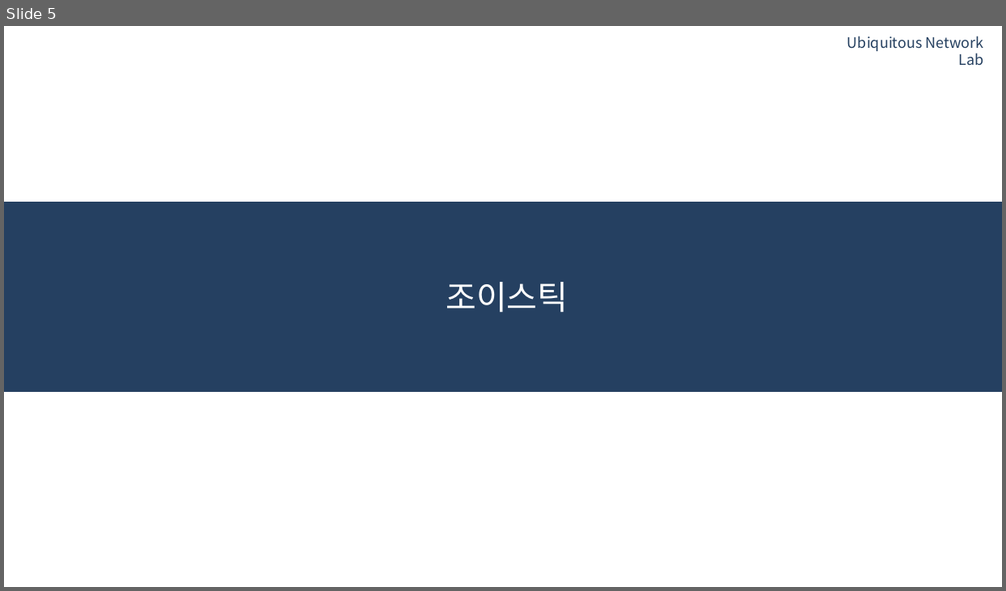
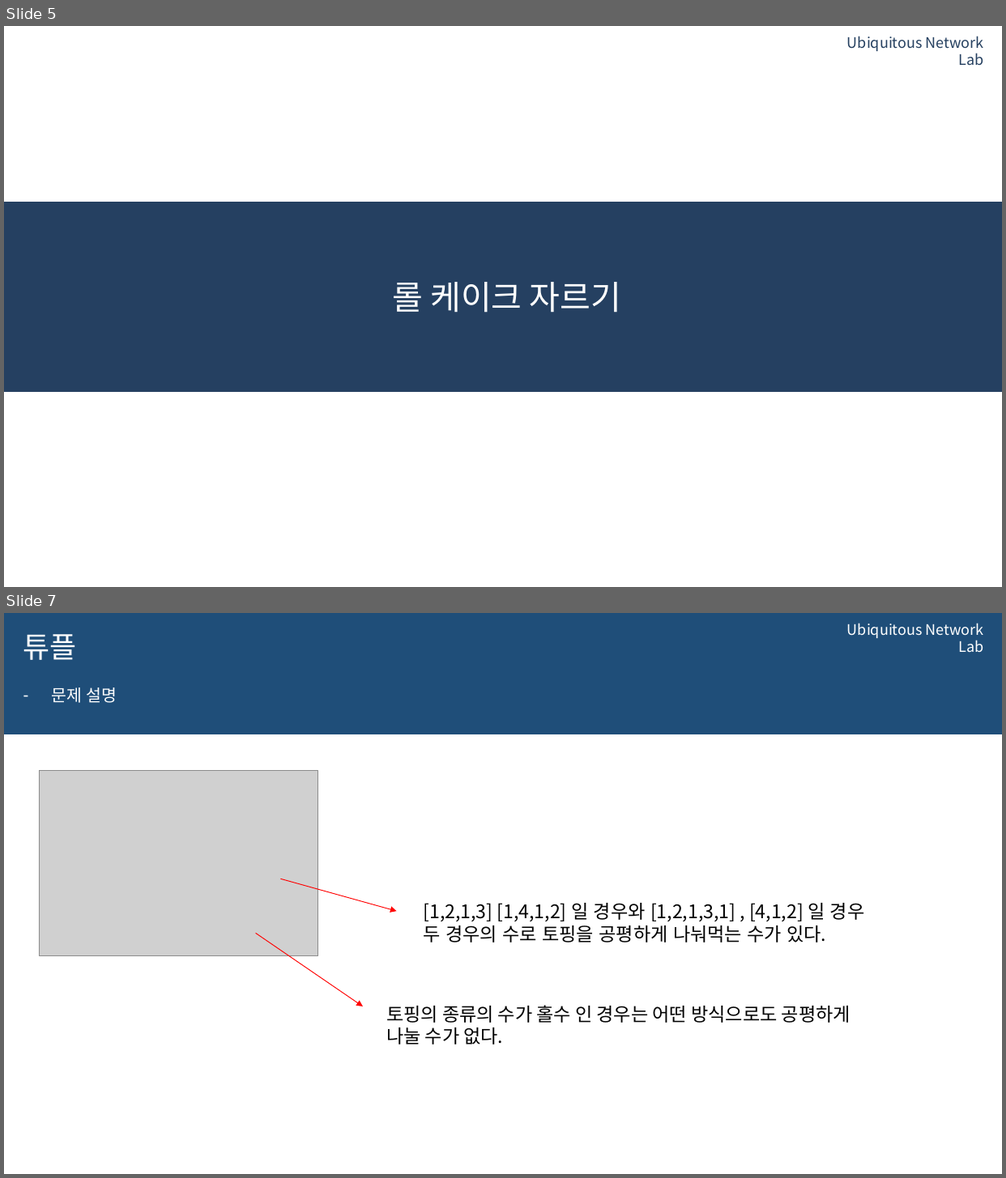
Before and after one commit to 0913ktg/Algorithm_Study, a slide deck: week_4/ppt/MinhyeokYun.pptx. Shown one above the other, each under a label of ours: slide 5 before the commit, slides 5 and 7 after it; the slides between them are not shown. The pictures are 1006x591 and 1006x1178 pixels, drawn with LibreOffice and Linux fonts; fonts in the diff are those of the drawing; grey boxes stand for pictures; background and template pictures are left out. Boxes give left, top, right and bottom in pixels: in the first picture for what was removed or moved away, otherwise in the second. Text is boxed around its words. In the diff, an @@ line names an element or a change of style, - is before the commit and + after.

```diff
--- a/week_4/ppt/MinhyeokYun.pptx
+++ b/week_4/ppt/MinhyeokYun.pptx
@@ slide 7 added at <box>4,613,1002,1174</box>, background #FFFFFF @@
@@ rectangle added at <box>4,613,1002,735</box>, fill #1F4E79 @@
@@ title added at <box>23,634,77,660</box>, 28 pt, text #FFFFFF @@
+튜플
@@ text added at <box>847,623,984,652</box>, 14 pt, text #FFFFFF @@
+Ubiquitous Network Lab
@@ text added at <box>51,688,117,703</box>, 16 pt, text #FFFFFF @@
+– 문제 설명
@@ picture added at <box>39,771,317,956</box> @@
@@ arrow added from (281, 879) to (396, 911), #FF0000 0.75 pt @@
@@ text added at <box>423,903,865,943</box>, 18 pt, text #000000 @@
+[1,2,1,3] [1,4,1,2] 일 경우와 [1,2,1,3,1] , [4,1,2] 일 경우
+두 경우의 수로 토핑을 공평하게 나눠먹는 수가 있다.
@@ arrow added from (256, 934) to (363, 1007), #FF0000 0.75 pt @@
@@ text added at <box>386,1005,850,1045</box>, 18 pt, text #000000 @@
+토핑의 종류의 수가 홀수 인 경우는 어떤 방식으로도 공평하게 나눌 수가 없다.
@@ slide 5 changed as well @@
@@ title at <box>392,282,621,313</box>: text changed @@
-조이스틱
+롤 케이크 자르기
```
Also in this commit, not shown: 1 other slide changed, 4 other slides added, 5 slides removed, 1 other file.
